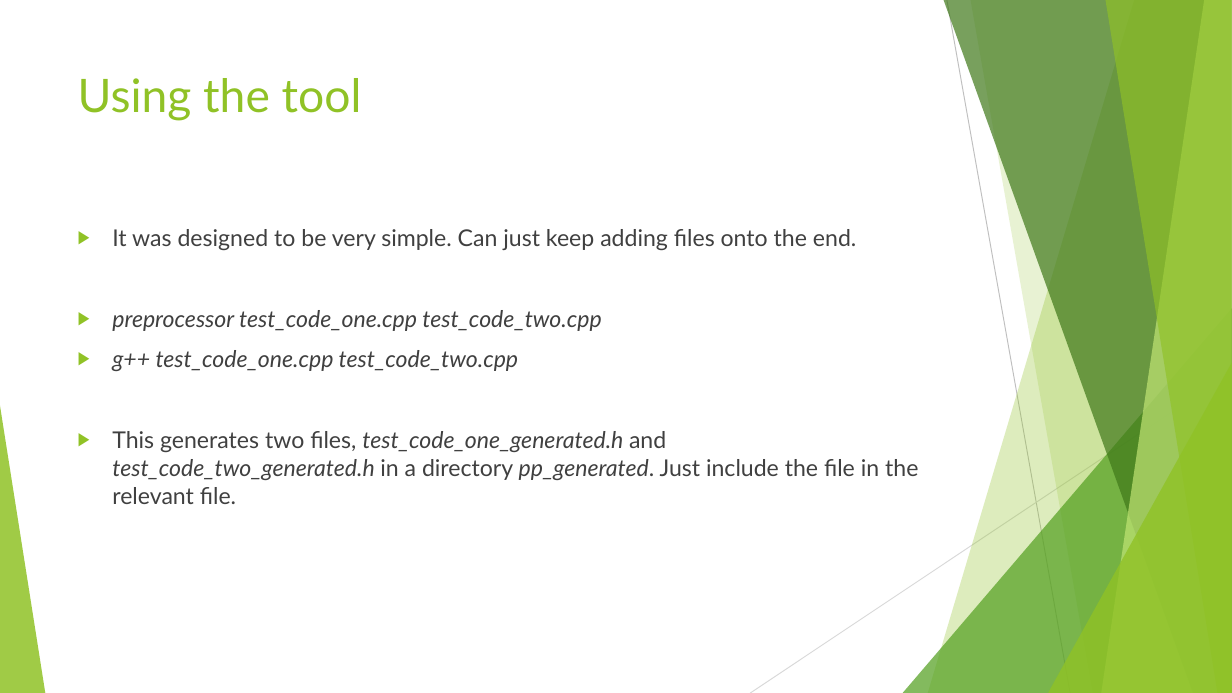
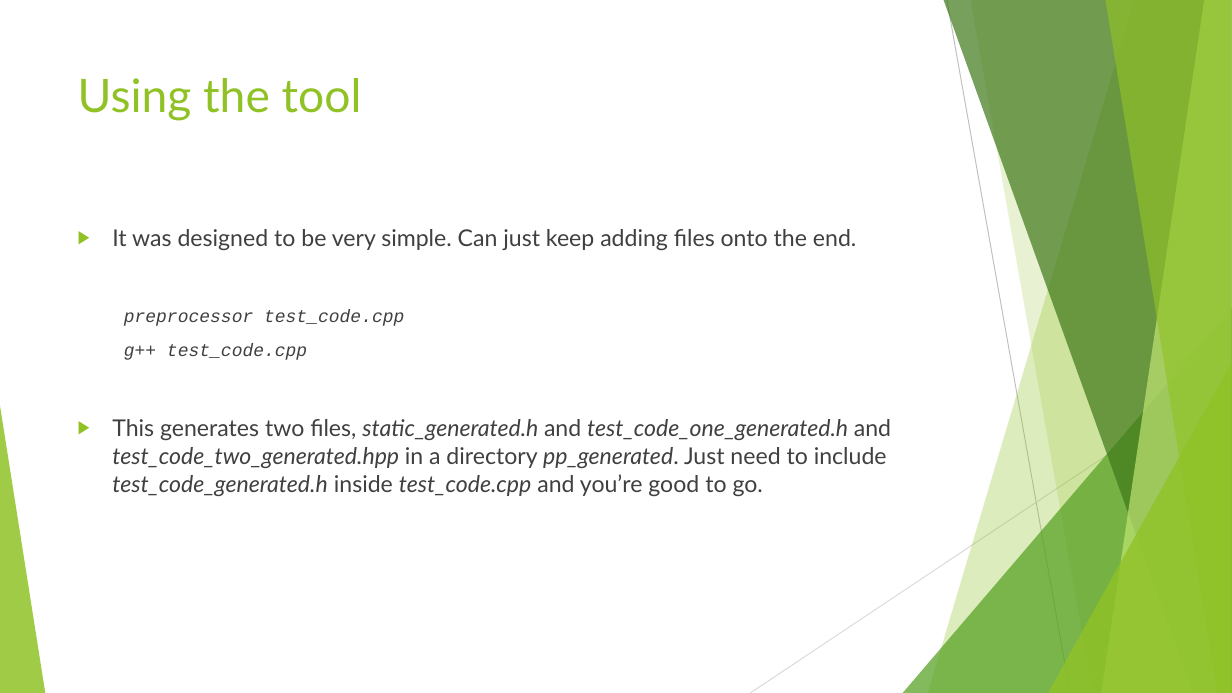
Before and after one commit to CaptainSeagull/Preprocessor-Honours, a slide deck: slide 6 of presentation.pptx (slide 9 before the commit). Drawn at 1232x693 pixels with LibreOffice and Linux fonts; fonts in the diff are those of the drawing. Boxes give left, top, right and bottom in pixels: in the first picture for what was removed or moved away, otherwise in the second. Text is boxed around its words. In the diff, an @@ line names an element or a change of style, - is before the commit and + after.

Commit message:
Updating presentation.

```diff
--- a/presentation.pptx
+++ b/presentation.pptx
@@ text at (x1=112, y1=309, x2=891, y2=496): text changed @@
-▶ preprocessor test_code_one.cpp test_code_two.cpp
-▶ g++ test_code_one.cpp test_code_two.cpp
-▶ This generates two files, test_code_one_generated.h and test_code_two_generated.h in a directory pp_generated. Just include the file in the relevant file.
+preprocessor test_code.cpp
+g++ test_code.cpp
+▶ This generates two files, static_generated.h and test_code_one_generated.h and test_code_two_generated.hpp in a directory pp_generated. Just need to include test_code_generated.h inside test_code.cpp and you’re good to go.
```
Also in this commit, not shown: 4 other slides changed, 1 slide added, 5 slides removed.
